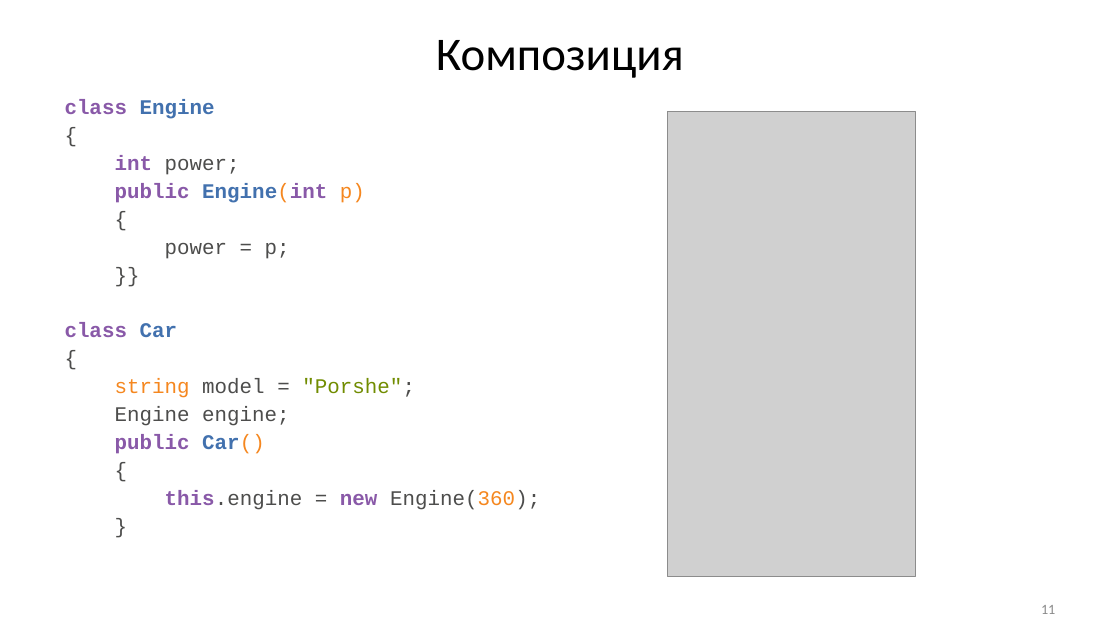
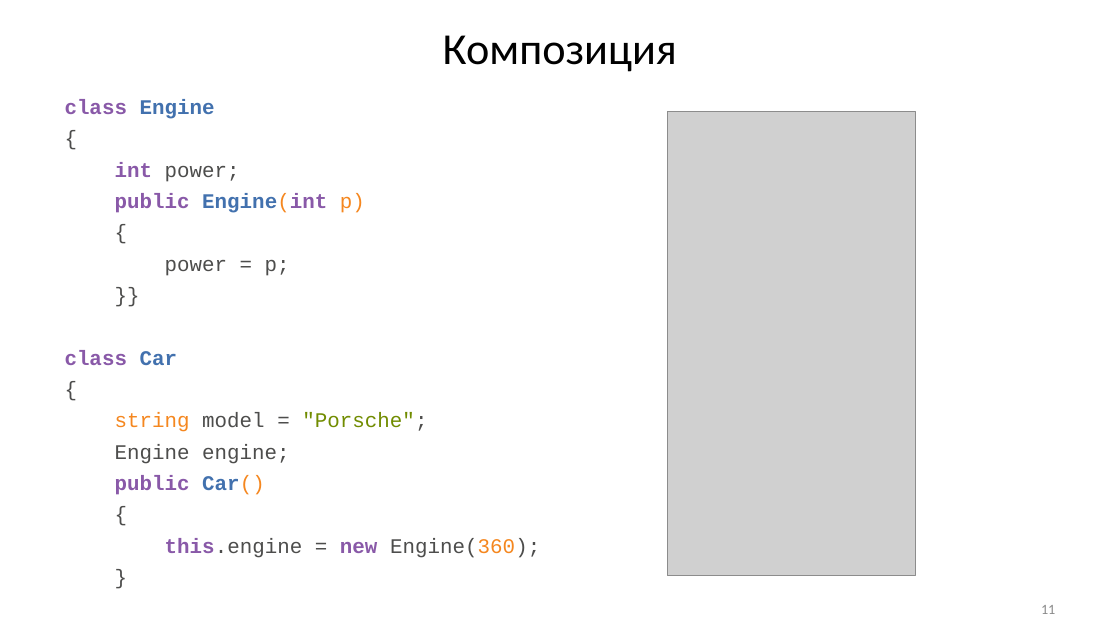
Before and after one commit to Mrztv/KRSU, a slide deck: slide 11 of 2026/ООП/Хмелева/ООП2.pptx. Drawn at 1120x639 pixels with LibreOffice and Linux fonts; fonts in the diff are those of the drawing; grey boxes stand for pictures. Boxes give left, top, right and bottom in pixels: in the first picture for what was removed or moved away, otherwise in the second. Text is boxed around its words. In the diff, an @@ line names an element or a change of style, - is before the commit and + after.

```diff
--- a/2026/ООП/Хмелева/ООП2.pptx
+++ b/2026/ООП/Хмелева/ООП2.pptx
@@ title "Композиция" at (x1=443, y1=35, x2=677, y2=72): size 39.6 to 37.4 pt; line spacing 1 to 0.8 @@
@@ text at (x1=65, y1=99, x2=540, y2=558): more space between paragraphs @@
@@ text at (x1=115, y1=413, x2=427, y2=432): text changed @@
-string model = "Porshe";
+string model = "Porsche";
```
Also in this commit, not shown: 91 other slides changed, 1 slide removed, 27 other files.
